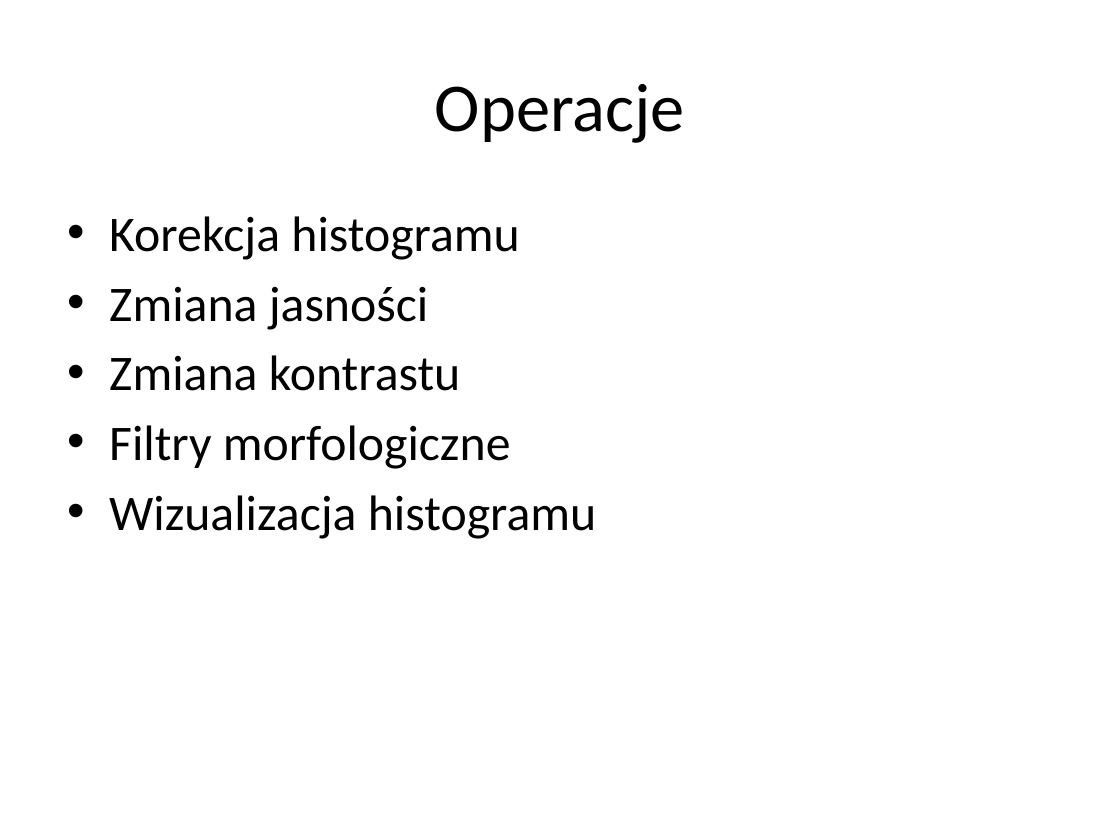
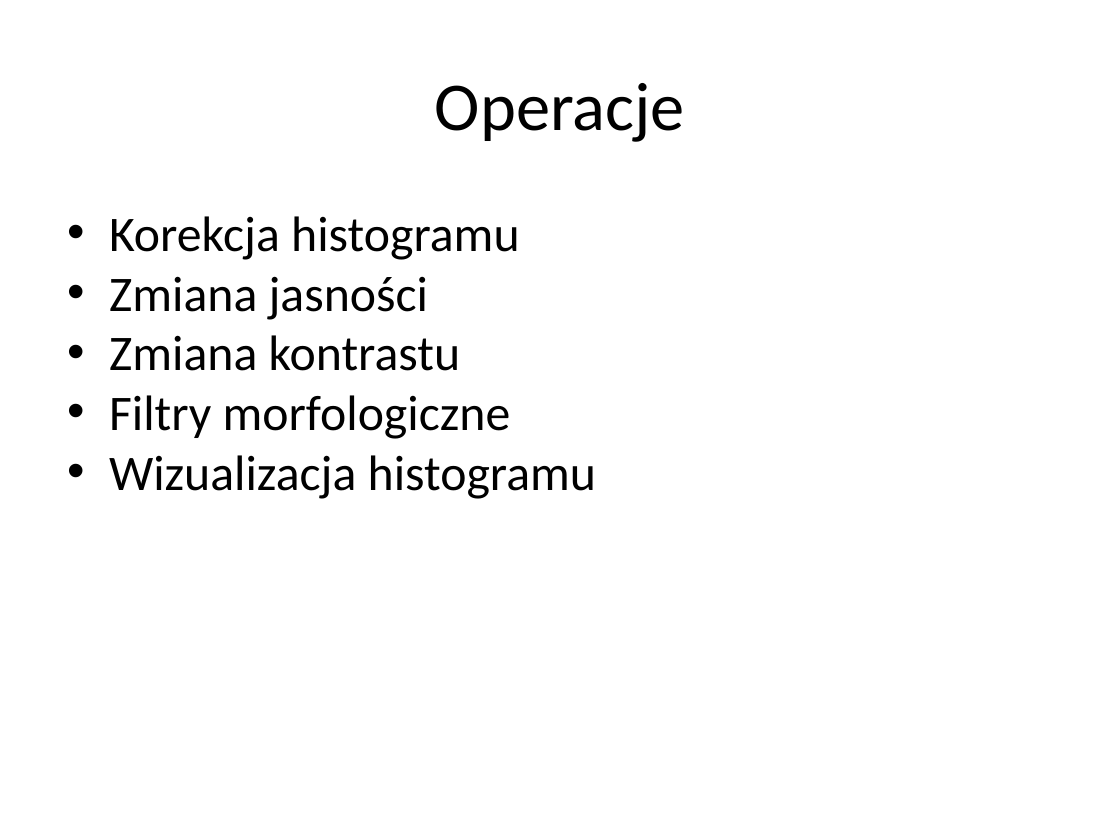
Before and after one commit to elkade/images-processor, a slide deck: slide 2 of doc/PPO_Prezentacja.pptx. Drawn at 1120x840 pixels with LibreOffice and Linux fonts; fonts in the diff are those of the drawing. Boxes give left, top, right and bottom in pixels: in the first picture for what was removed or moved away, otherwise in the second. Text is boxed around its words. In the diff, an @@ line names an element or a change of style, - is before the commit and + after.

```diff
--- a/doc/PPO_Prezentacja.pptx
+++ b/doc/PPO_Prezentacja.pptx
@@ text "Korekcja histogramu" at <box>109,216,596,499</box>: indent changed; less space between paragraphs @@
```
Also in this commit, not shown: 2 other slides changed, 7 slides added, 1 slide removed, 2 other files.
